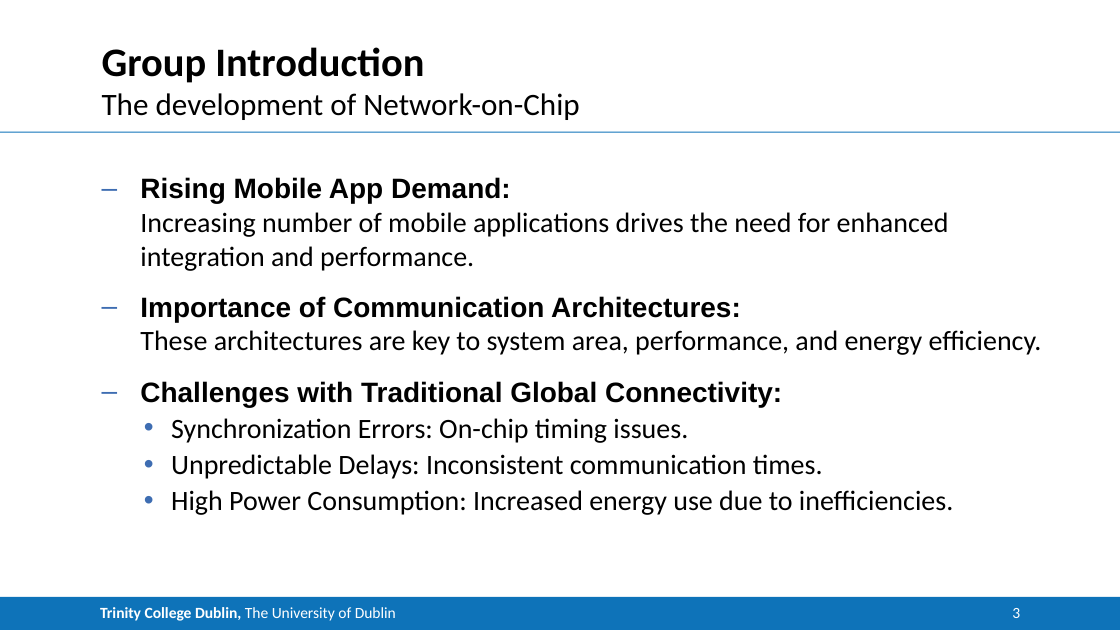
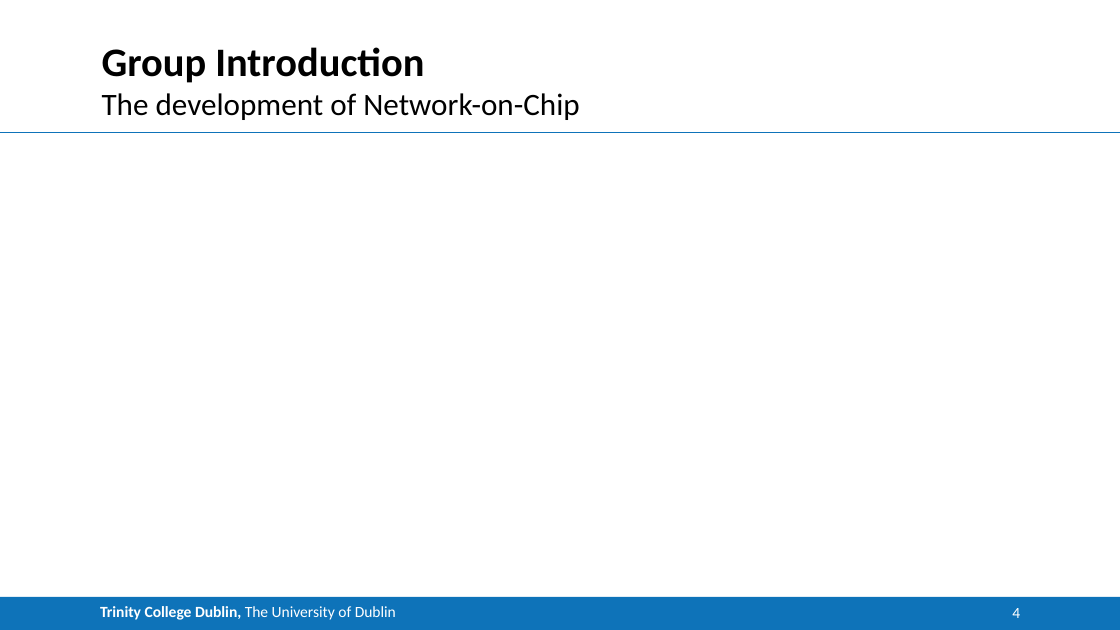
Before and after one commit to CNStanLee/CM_Matting, a slide deck: slide 4 of 002Matlab Project/Project.pptx (slide 3 before the commit). Drawn at 1120x630 pixels with LibreOffice and Linux fonts; fonts in the diff are those of the drawing. Boxes give left, top, right and bottom in pixels: in the first picture for what was removed or moved away, otherwise in the second. Text is boxed around its words. In the diff, an @@ line names an element or a change of style, - is before the commit and + after.

```diff
--- a/002Matlab Project/Project.pptx
+++ b/002Matlab Project/Project.pptx
@@ text removed at <box>140,177,1042,515</box> @@
-  – Rising Mobile App Demand:
-    Increasing number of mobile applications drives the need for enhanced integration and performance.
-  – Importance of Communication Architectures:
-    These architectures are key to system area, performance, and energy efficiency.
-  – Challenges with Traditional Global Connectivity:
-    • Synchronization Errors: On-chip timing issues.
-    • Unpredictable Delays: Inconsistent communication times.
-    • High Power Consumption: Increased energy use due to inefficiencies.
@@ page number at <box>1012,608,1020,618</box>: text changed @@
-3
+4
```
Also in this commit, not shown: 2 other slides changed, 1 slide added, 3 slides removed, 2 other files.
